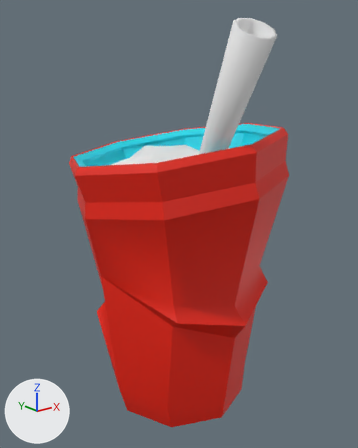
What one commit did to the FBX model MGSC/Assets/Project/Art/Environment/Props/Game Play Props/SlushStation/SM_Drink_Eye.fbx.
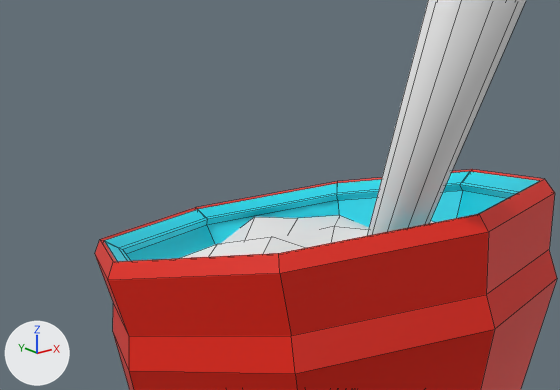
Each version is shown whole from a 50 mm lens placed at (-0.307, -0.383, 0.344), pointed at (-0.005, -0.005, 0.193), then close up on the part from 7% to 81% of the width and 9% to 51% of the height. The lights are fixed; the arrows at lower left show +X, +Y and +Z. The last two pictures show the newer version. The close-ups show mesh edges as thin lines. Where no turn or scale is listed for an object, it has been applied to the vertices.

Objects in the first close-up: 'SM_BlueGlassTop', 'SM_EyeTopping', 'SM_Glass_Eye'.
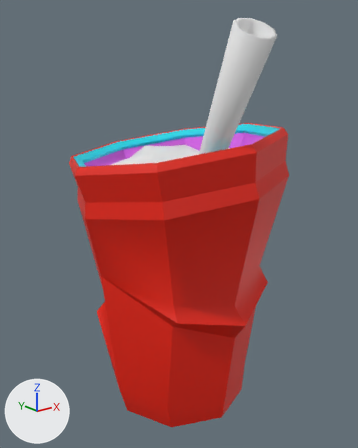
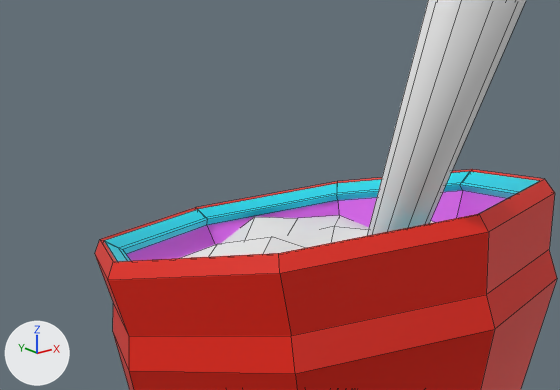
Commit message: drinks update

Location of each change, (x1, y1, x2, y2) in pixels of the close-ups (560 x 390 px):
part 1 of me_sm_glass_eye, recoloured: (126, 190, 507, 261) in both

The edits, one by one:
me_sm_glass_eye has 208 vertices, 210 faces and spans x -0.112..0.11, y -0.108..0.115, z -0.003..0.291.
me_sm_glass_eye is used by ob_sm_glass_eye; location (0.0, 0.0, 0.0).
me_sm_glass_eye part 1: 14 of the faces centred in x -0.079..0.078, y -0.076..0.082, z 0.234..0.266 switch from mat_id1_001 (cyan #00d3e7) to mat_id2_001 (pink #d55ce7).
